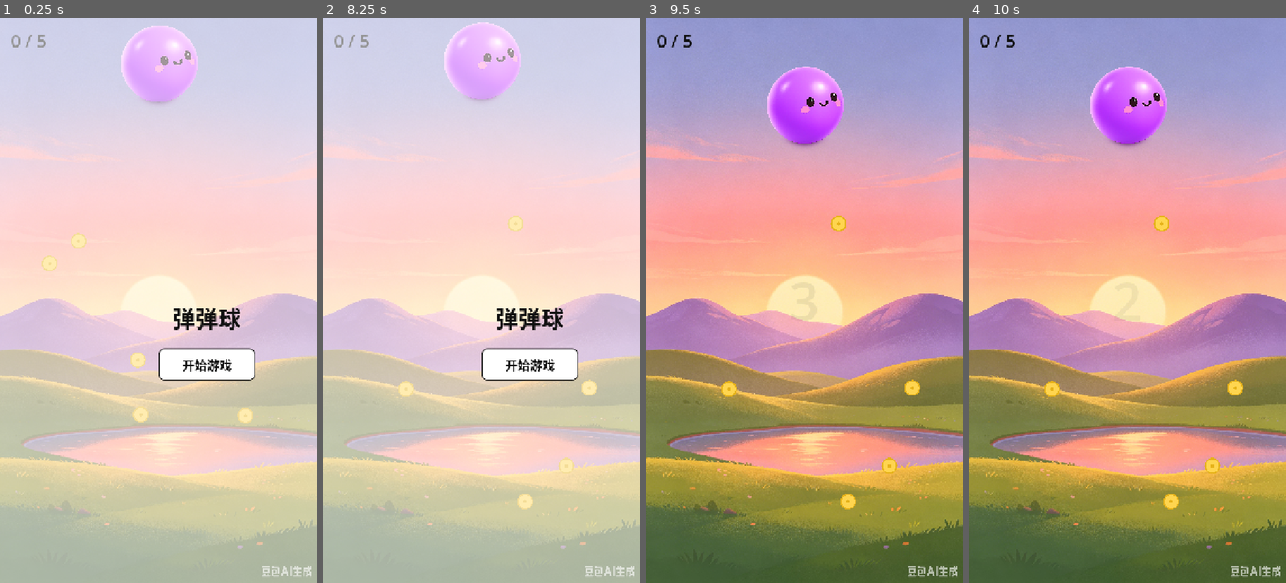
Above: before the commit, frames 1-4 (left to right).
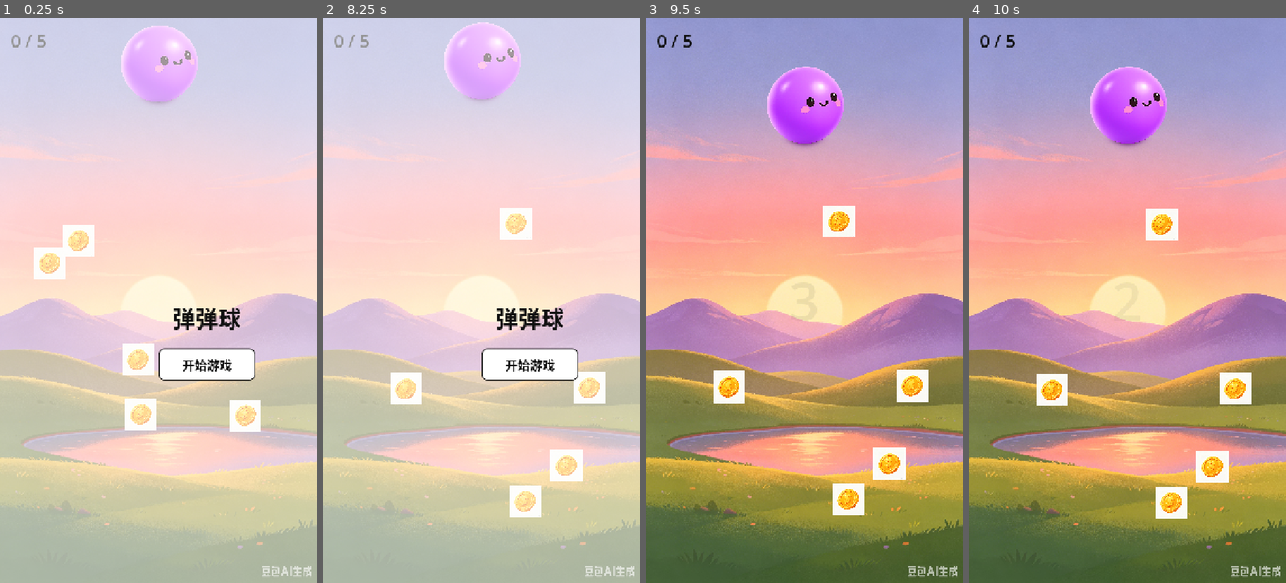
Above: after the commit, the same moments.

Repository: day-dreamer-11/bounce-line-
Game: Godot game, scene res://scenes/TrailDemo.tscn
The game is run twice, just before and just after one commit, with the same random seed, the same clock (stepped at 60 frames per second) and the same inputs.
Inputs (mouse positions are in pixels of both pictures, inside the frame that each line leads up to):
- Up to frame 1 (0.25 s): no input
- Up to frame 2 (8.25 s): click "开始游戏" at 0.5 s; tap Enter at 1.25 s; move the mouse to (551, 272) at 1.27 s; click (551, 272) at 1.42 s; drag from (418, 328) to (567, 413) at 2.02 s; move the mouse to (513, 176) at 2.77 s; click (513, 176) at 2.92 s; drag from (465, 413) to (373, 260) at 3.52 s; move the mouse to (576, 385) at 4.27 s; click (576, 385) at 4.42 s; drag from (386, 215) to (462, 413) at 5.02 s; move the mouse to (497, 300) at 5.77 s; click (497, 300) at 5.92 s; drag from (433, 159) to (373, 260) at 6.52 s; tap Space at 7.25 s; move the mouse to (551, 272) at 7.27 s; click (551, 272) at 7.42 s; click "再来一次" at 8 s
- Up to frame 3 (9.5 s): click "开始游戏" at 8.75 s
- Up to frame 4 (10 s): drag from (1064, 328) to (1111, 413) at 9.52 s

The runs differ from the first frame. In frame 1, 2.5% of the frame differs, in the area x 10-83%, y 36-74%; in frame 2, 2.5%; in frame 3, 2.8%, in the area x 21-90%, y 33-88%; in frame 4, 2.7%.

Commit message:
feat: Coin uses texture from 素材/金币.png
2048px texture, display radius 36, collision auto-matched.

Co-Authored-By: Claude Opus 4.7 <noreply@anthropic.com>

Diff:
--- a/scripts/coin.gd
+++ b/scripts/coin.gd
@@ -1,28 +1,55 @@
 extends Area2D
-## Gold coin — disappears when touched by the ball.
+## Gold coin — texture from assets/coin.png, collision matches display.
 
-const RADIUS := 18.0
-const FILL_COLOR := Color(1.0, 0.835, 0.31)
-const RIM_COLOR := Color(0.9, 0.7, 0.1)
-
+const DISPLAY_RADIUS := 36.0
 
 signal collected
+
+var _collect_tween: Tween = null
 
 
 func _ready() -> void:
 	body_entered.connect(_on_body_entered)
-	queue_redraw()
+	_setup_texture()
+	_start_float_animation()
 
 
-func _draw() -> void:
-	# Outer rim
-	draw_circle(Vector2.ZERO, RADIUS, RIM_COLOR)
-	# Inner face
-	draw_circle(Vector2.ZERO, RADIUS - 3.0, FILL_COLOR)
-	# Center dot
-	draw_circle(Vector2.ZERO, 4.0, RIM_COLOR)
+func _setup_texture() -> void:
+	var tex := load("res://assets/coin.png")
+	if not tex:
+		return
+
+	var tex_size: float = tex.get_width()
+	var scale_val: float = DISPLAY_RADIUS * 2 / tex_size
+
+	var sprite := Sprite2D.new()
+	sprite.texture = tex
+	sprite.scale = Vector2(scale_val, scale_val)
+	add_child(sprite)
+
+	var shape := CircleShape2D.new()
+	shape.radius = DISPLAY_RADIUS
+	$CollisionShape2D.shape = shape
+
+
+func _start_float_animation() -> void:
+	var tw := create_tween().set_loops()
+	var start_y := position.y
+	tw.tween_property(self, "position:y", start_y - 6.0, 1.2).set_ease(Tween.EASE_IN_OUT).set_trans(Tween.TRANS_SINE)
+	tw.tween_property(self, "position:y", start_y + 6.0, 1.2).set_ease(Tween.EASE_IN_OUT).set_trans(Tween.TRANS_SINE)
 
 
 func _on_body_entered(_body: Node2D) -> void:
 	collected.emit()
-	queue_free()
+	_play_collect_animation()
+
+
+func _play_collect_animation() -> void:
+	if _collect_tween and _collect_tween.is_running():
+		return
+	$CollisionShape2D.set_deferred("disabled", true)
+	_collect_tween = create_tween()
+	_collect_tween.set_parallel(true)
+	_collect_tween.tween_property(self, "scale", Vector2.ZERO, 0.2).set_ease(Tween.EASE_IN).set_trans(Tween.TRANS_BACK)
+	_collect_tween.tween_property(self, "modulate:a", 0.0, 0.2)
+	_collect_tween.chain().tween_callback(queue_free)
Binary file added: assets/coin.png
